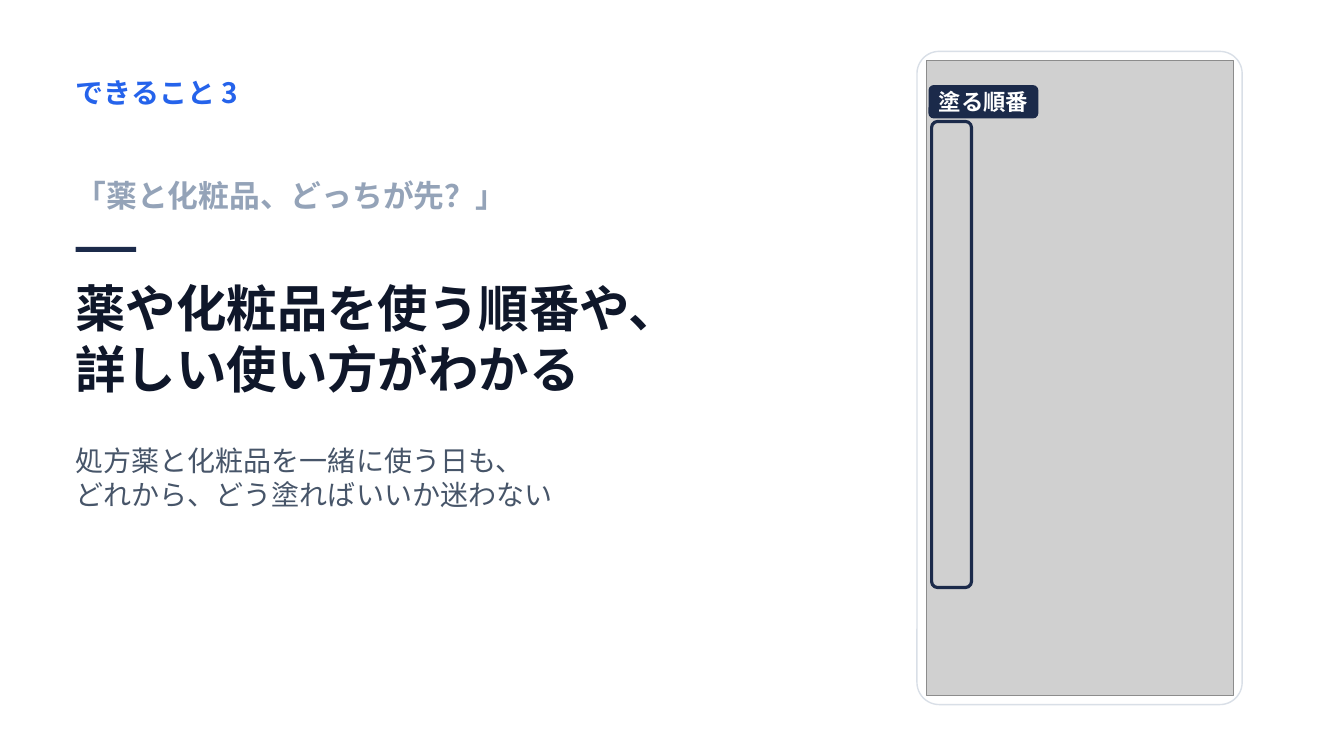
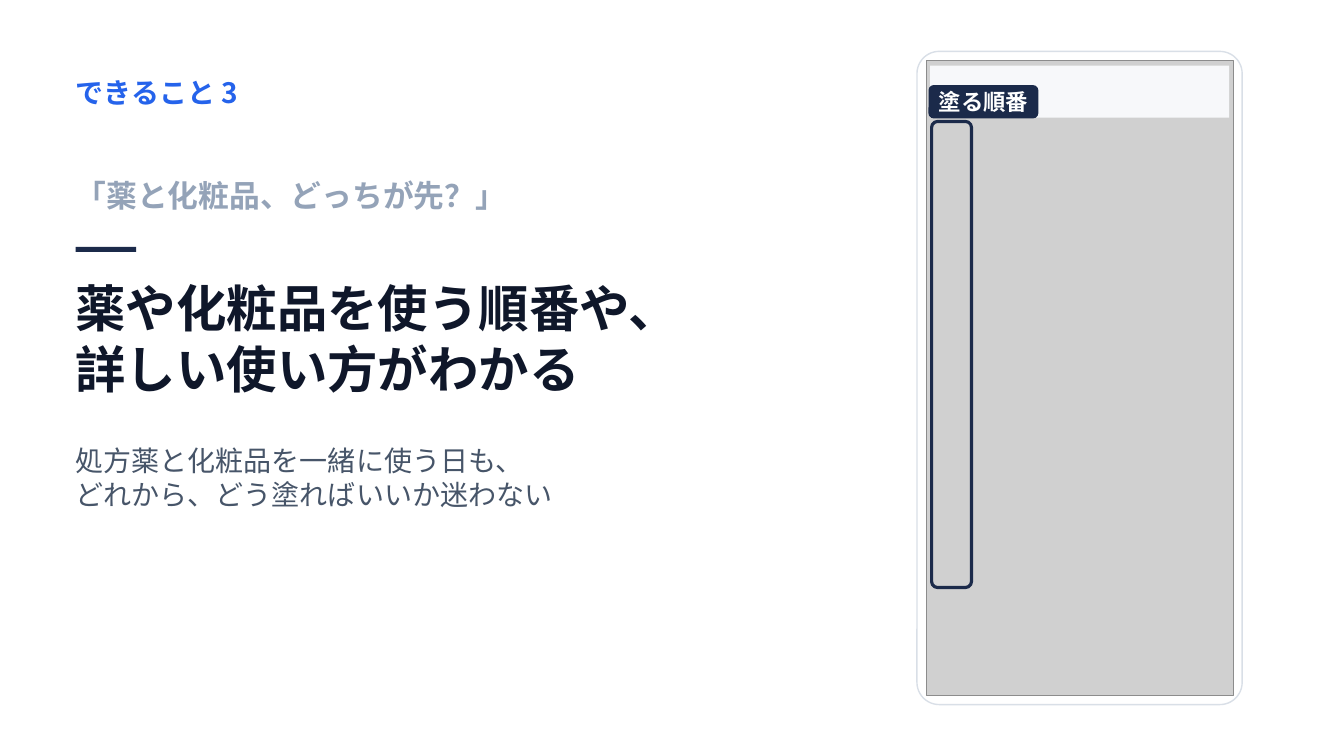
Before and after one commit to John-Frusciante/overlai, a slide deck: slide 7 of docs/ピッチ/Overlai_本選ピッチ.pptx. Drawn at 1344x756 pixels with LibreOffice and Linux fonts; fonts in the diff are those of the drawing; grey boxes stand for pictures. Boxes give left, top, right and bottom in pixels: in the first picture for what was removed or moved away, otherwise in the second. Text is boxed around its words. In the diff, an @@ line names an element or a change of style, - is before the commit and + after.

```diff
--- a/docs/ピッチ/Overlai_本選ピッチ.pptx
+++ b/docs/ピッチ/Overlai_本選ピッチ.pptx
@@ rectangle added at bbox=[931, 66, 1230, 118], fill #F7F8FA @@
```
Also in this commit, not shown: 5 other slides changed, 3 other files.
